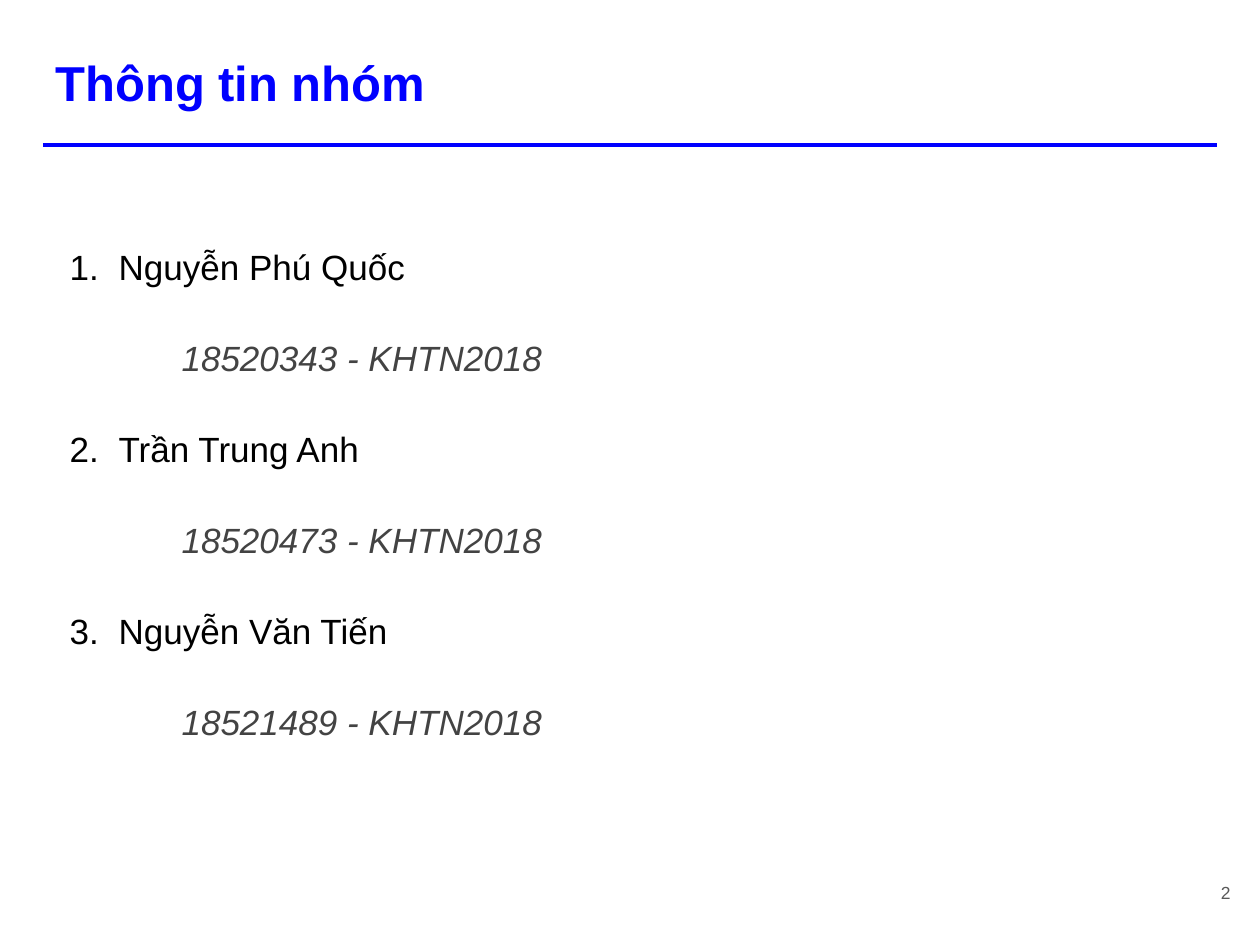
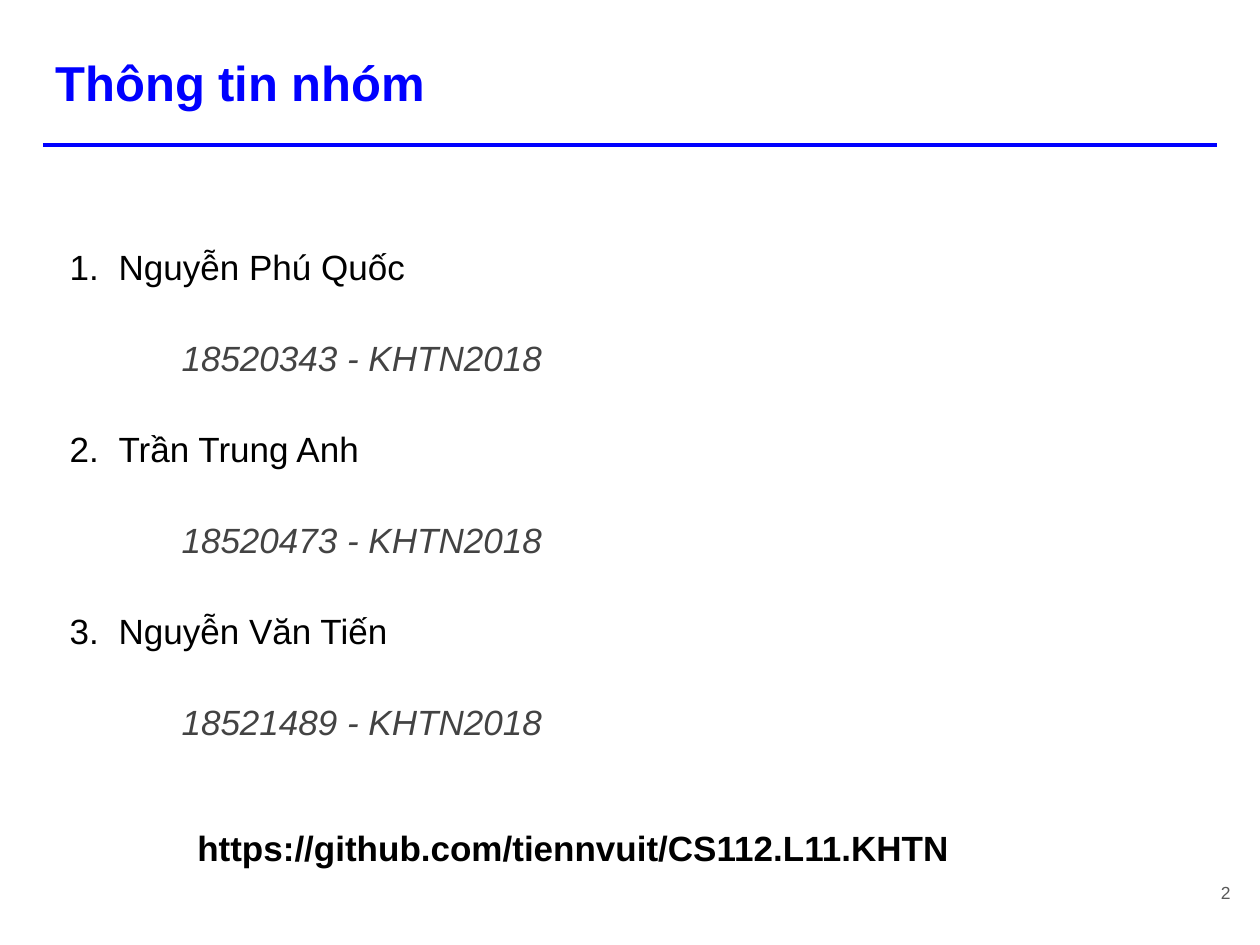
Before and after one commit to tiennvcs/CS112.L11.KHTN-DesignAnalysisAlgorithm, a slide deck: slide 2 of Seminar/[Seminar] Divide and Conquer.pptx. Drawn at 1260x945 pixels with LibreOffice and Linux fonts; fonts in the diff are those of the drawing. Boxes give left, top, right and bottom in pixels: in the first picture for what was removed or moved away, otherwise in the second. Text is boxed around its words. In the diff, an @@ line names an element or a change of style, - is before the commit and + after.

```diff
--- a/Seminar/[Seminar] Divide and Conquer.pptx
+++ b/Seminar/[Seminar] Divide and Conquer.pptx
@@ text added at <box>197,835,948,868</box>, 20 pt, text #000000, bold @@
+https://github.com/tiennvuit/CS112.L11.KHTN
```
Also in this commit, not shown: 16 other slides changed, 7 slides added, 1 slide removed.
